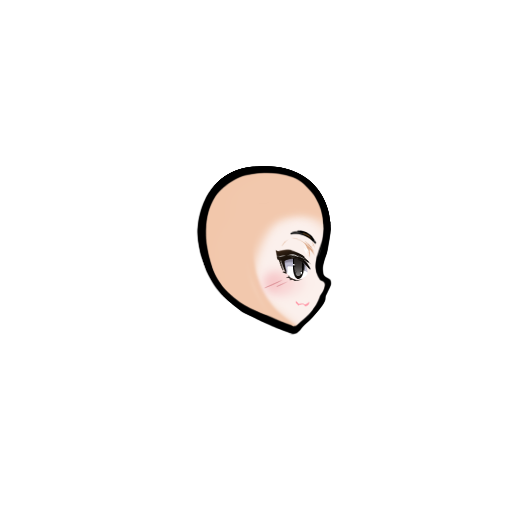
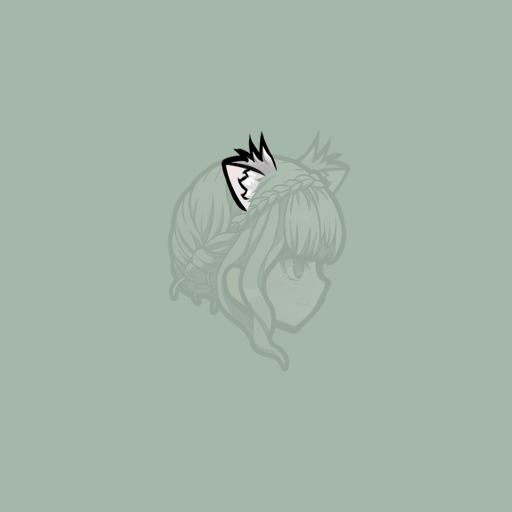
Two versions of the same layered image (512x512). Layer-by-layer changes:
added group "Ear_Right_East" with 9 layers above "レイヤー 4 のコピー" over [185, 104, 301, 217]
added group "케모미미_1번" with 7 layers in group "Ear_Right_East" over [185, 104, 291, 217]
moved "レイヤー 8" (1st of 3, in "Ear_Right_East" › "케모미미_1번") into group "케모미미_1번", painted on it over [266, 221, 298, 254]
added layer "レイヤー 3" (2nd of 2, in "Ear_Right_East" › "케모미미_1번") in group "케모미미_1번" over [221, 130, 278, 213]
moved "レイヤー 9" (1st of 4, in "Ear_Right_East" › "케모미미_1번") into group "케모미미_1번", painted on it, unmasked it over [220, 134, 291, 183]
moved "レイヤー 10" (1st of 4, in "Ear_Right_East" › "케모미미_1번") into group "케모미미_1번", painted on it, masked it over [240, 167, 294, 268]
moved "レイヤー 6" (1st of 4, in "Ear_Right_East" › "케모미미_1번") into group "케모미미_1번", painted on it over [240, 167, 300, 272]
moved "レイヤー 7" (1st of 3, in "Ear_Right_East" › "케모미미_1번") into group "케모미미_1번", painted on it over [185, 104, 339, 304]
moved "レイヤー 5" (2nd of 4, in "Ear_Right_East" › "케모미미_1번") into group "케모미미_1번", painted on it, masked it over [224, 141, 306, 274]
renamed "レイヤー 27" to "レイヤー 4 のコピー", opacity 100% → 90%, moved it out of group "눈썹 のコピー", painted on it over [0, 0, 512, 512]
added group "머리카락" with 3 layers above "얼굴" over [82, 145, 347, 462]
showed "レイヤー 31", moved it into group "머리카락" over [167, 153, 347, 372]
added group "Ear_Left_East" with 2 layers above "レイヤー 29" over [289, 128, 351, 210]
added layer "レイヤー 34" in group "Ear_Left_East" over [289, 128, 351, 210]
showed "レイヤー 4" over [0, 0, 512, 512]
